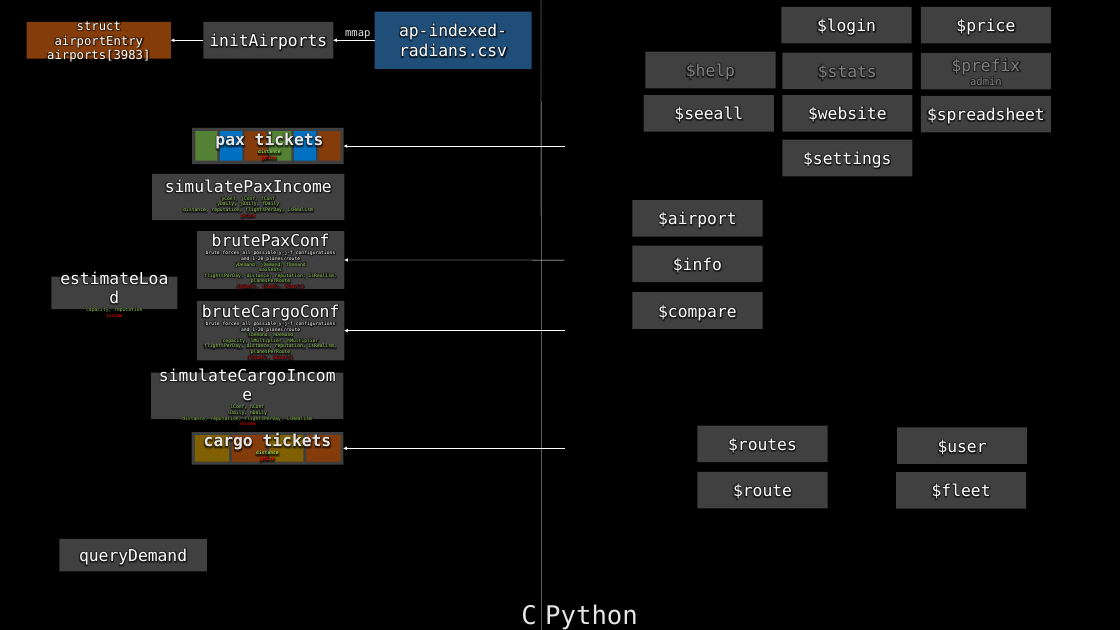
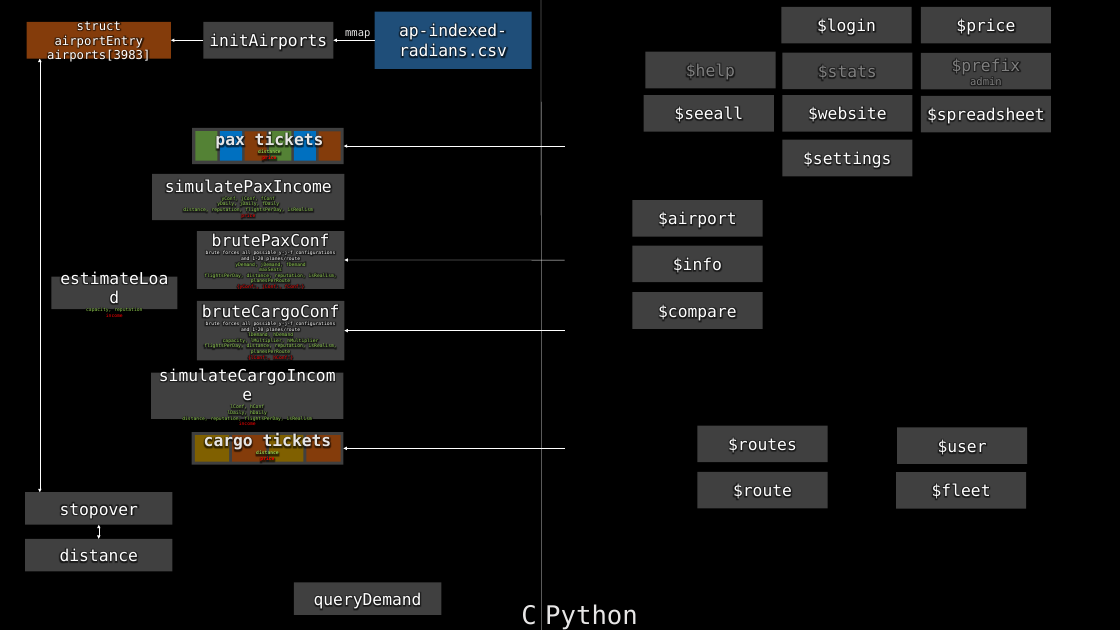
Before and after one commit to cathaypacific8747/am4, a slide deck: slide 1 of plan.pptx. Drawn at 1120x630 pixels with LibreOffice and Linux fonts; fonts in the diff are those of the drawing. Boxes give left, top, right and bottom in pixels: in the first picture for what was removed or moved away, otherwise in the second. Text is boxed around its words. In the diff, an @@ line names an element or a change of style, - is before the commit and + after.

```diff
--- a/plan.pptx
+++ b/plan.pptx
@@ double arrow added from (40, 58) to (40, 492), #FFFFFF 0.5 pt @@
@@ rectangle added at bbox=[25, 492, 173, 525], fill #404040, 28 pt, text #FFFFFF @@
+stopover
@@ rectangle added at bbox=[25, 539, 173, 571], fill #404040, 28 pt, text #FFFFFF @@
+distance
@@ double arrow added from (99, 525) to (99, 539), #FFFFFF 0.5 pt @@
@@ rectangle "queryDemand": place and size @@
-rectangle "queryDemand" at bbox=[59, 539, 207, 571]
+rectangle "queryDemand" at bbox=[294, 582, 441, 615]
```
Also in this commit, not shown: 1 slide added, 2 other files.
